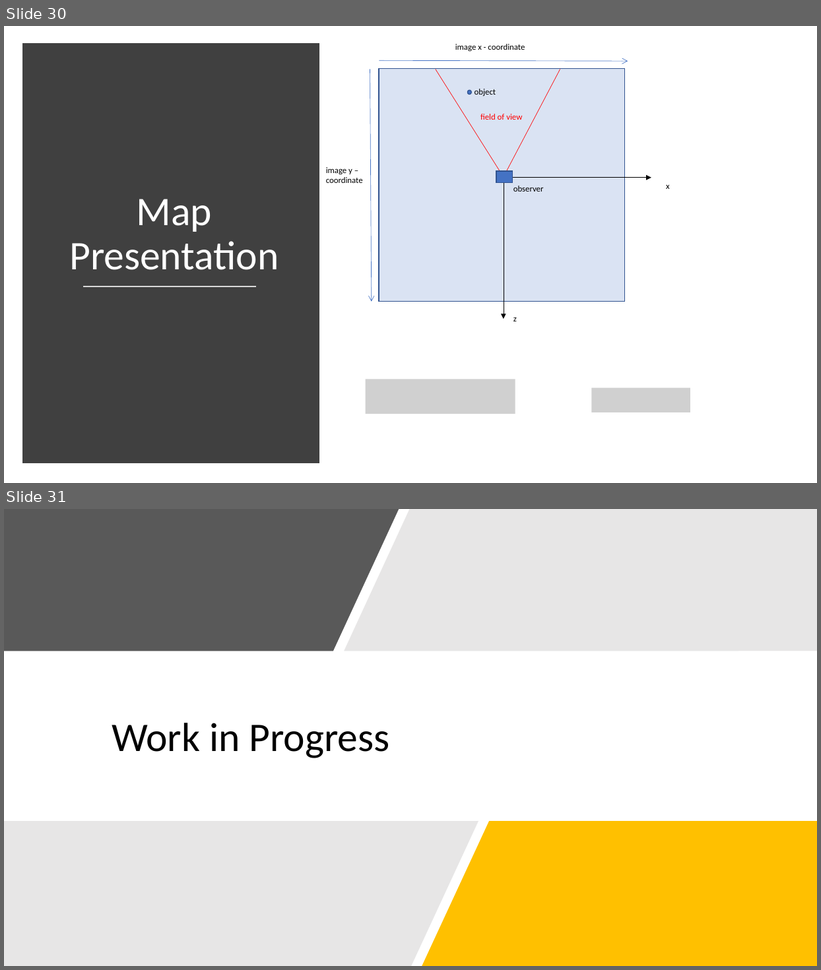
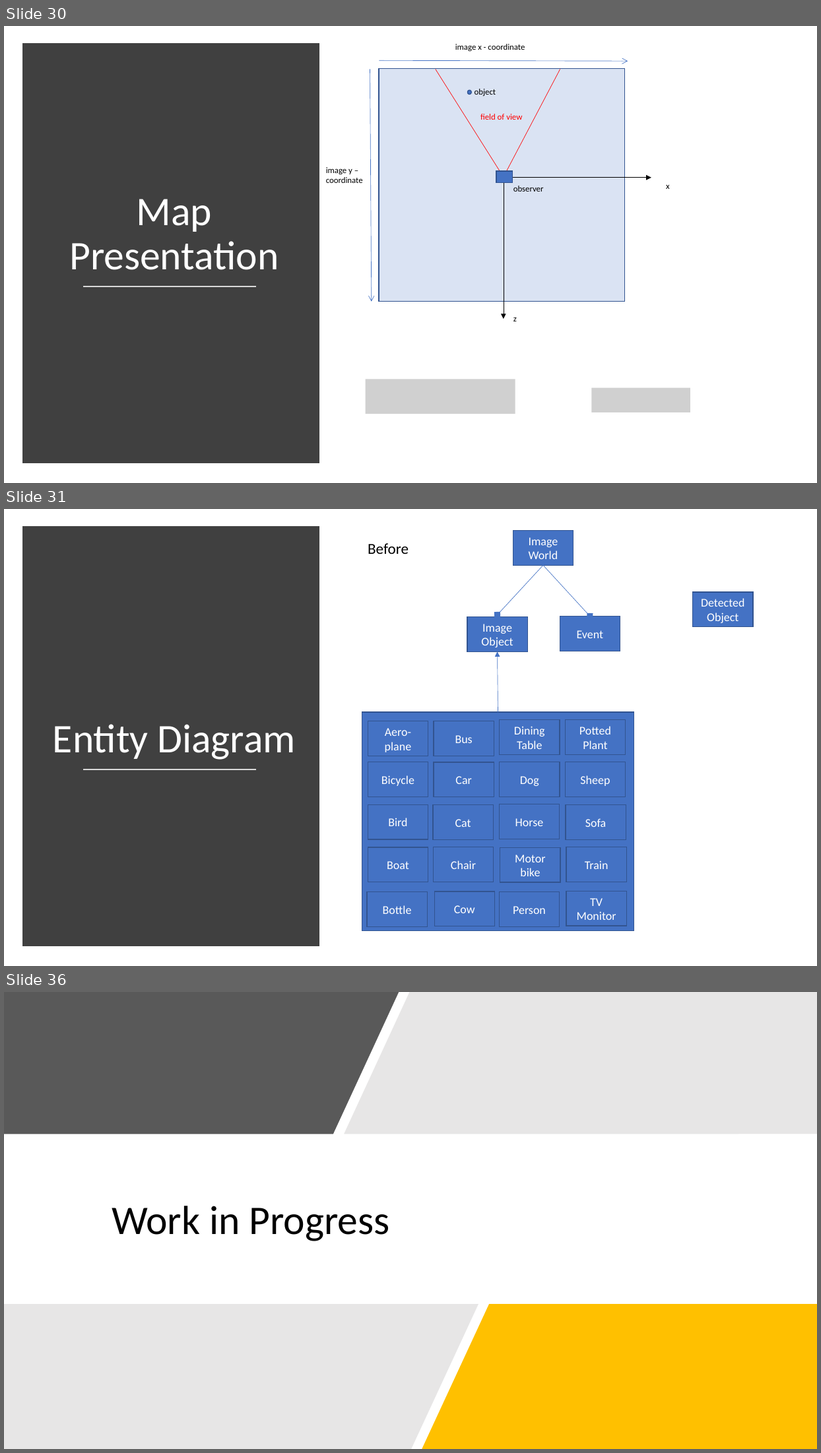
Before and after one commit to SakariLampola/Thesis, a slide deck: presentations/Audit 20180301.pptx. Shown one above the other, each under a label of ours: slides 30 and 31 before the commit, slides 30, 31 and 36 after it; the slides between them are not shown. The pictures are 821x970 and 821x1453 pixels, drawn with LibreOffice and Linux fonts; fonts in the diff are those of the drawing; grey boxes stand for pictures. Boxes give left, top, right and bottom in pixels: in the first picture for what was removed or moved away, otherwise in the second. Text is boxed around its words. In the diff, an @@ line names an element or a change of style, - is before the commit and + after.

```diff
--- a/presentations/Audit 20180301.pptx
+++ b/presentations/Audit 20180301.pptx
@@ slide 31 added at (4, 509, 817, 966), background #FFFFFF @@
@@ rectangle added at (26, 530, 316, 943), fill #404040, outline #404040 10 pt @@
@@ text added at (368, 543, 409, 554), 18 pt, text #000000 @@
+Before
@@ rectangle added at (514, 530, 574, 565), fill #4472C4, outline #325491 1 pt, 14 pt, text #FFFFFF @@
+Image
+World
@@ arrow added from (543, 565) to (498, 615), #4472C4 0.5 pt @@
@@ arrow added from (543, 565) to (590, 617), #4472C4 0.5 pt @@
@@ rectangle added at (693, 592, 754, 626), fill #4472C4, outline #325491 1 pt, 14 pt, text #FFFFFF @@
+Detected
+Object
@@ rectangle added at (467, 617, 528, 652), fill #4472C4, outline #325491 1 pt, 14 pt, text #FFFFFF @@
+Image
+Object
@@ rectangle added at (560, 617, 620, 651), fill #4472C4, outline #325491 1 pt, 14 pt, text #FFFFFF @@
+Event
@@ arrow added from (498, 712) to (498, 652), #4472C4 0.5 pt @@
@@ text added at (53, 724, 295, 760), 48 pt, text #FFFFFF @@
+Entity Diagram
@@ rectangle added at (362, 712, 634, 931), fill #4472C4, outline #325491 1 pt @@
@@ rectangle added at (368, 722, 428, 756), fill #4472C4, outline #325491 1 pt, 14 pt, text #FFFFFF @@
+Aero-
+plane
@@ rectangle added at (434, 722, 494, 756), fill #4472C4, outline #325491 1 pt, 14 pt, text #FFFFFF @@
+Bus
@@ rectangle added at (500, 720, 560, 755), fill #4472C4, outline #325491 1 pt, 14 pt, text #FFFFFF @@
+Dining
+Table
@@ rectangle added at (565, 720, 626, 755), fill #4472C4, outline #325491 1 pt, 14 pt, text #FFFFFF @@
+Potted
+Plant
@@ rectangle added at (368, 762, 428, 797), fill #4472C4, outline #325491 1 pt, 14 pt, text #FFFFFF @@
+Bicycle
@@ rectangle added at (434, 762, 494, 797), fill #4472C4, outline #325491 1 pt, 14 pt, text #FFFFFF @@
+Car
@@ rectangle added at (500, 762, 560, 797), fill #4472C4, outline #325491 1 pt, 14 pt, text #FFFFFF @@
+Dog
@@ rectangle added at (565, 762, 626, 797), fill #4472C4, outline #325491 1 pt, 14 pt, text #FFFFFF @@
+Sheep
@@ line added from (83, 770) to (256, 770), #D9D9D9 1.75 pt @@
@@ rectangle added at (368, 805, 428, 840), fill #4472C4, outline #325491 1 pt, 14 pt, text #FFFFFF @@
+Bird
@@ rectangle added at (433, 805, 493, 840), fill #4472C4, outline #325491 1 pt, 14 pt, text #FFFFFF @@
+Cat
@@ rectangle added at (499, 805, 560, 840), fill #4472C4, outline #325491 1 pt, 14 pt, text #FFFFFF @@
+Horse
@@ rectangle added at (566, 805, 626, 840), fill #4472C4, outline #325491 1 pt, 14 pt, text #FFFFFF @@
+Sofa
@@ rectangle added at (368, 848, 428, 883), fill #4472C4, outline #325491 1 pt, 14 pt, text #FFFFFF @@
+Boat
@@ rectangle added at (434, 848, 494, 883), fill #4472C4, outline #325491 1 pt, 14 pt, text #FFFFFF @@
+Chair
@@ rectangle added at (500, 848, 561, 883), fill #4472C4, outline #325491 1 pt, 14 pt, text #FFFFFF @@
+Motor
+bike
@@ rectangle added at (566, 848, 627, 883), fill #4472C4, outline #325491 1 pt, 14 pt, text #FFFFFF @@
+Train
@@ rectangle added at (367, 892, 427, 927), fill #4472C4, outline #325491 1 pt, 14 pt, text #FFFFFF @@
+Bottle
@@ rectangle added at (435, 892, 495, 927), fill #4472C4, outline #325491 1 pt, 14 pt, text #FFFFFF @@
+Cow
@@ rectangle added at (499, 892, 560, 927), fill #4472C4, outline #325491 1 pt, 14 pt, text #FFFFFF @@
+Person
@@ rectangle added at (566, 891, 627, 926), fill #4472C4, outline #325491 1 pt, 14 pt, text #FFFFFF @@
+TV
+Monitor
@@ what was slide 31 is now slide 36 @@
```
Also in this commit, not shown: 4 other slides added, 13 other files.
